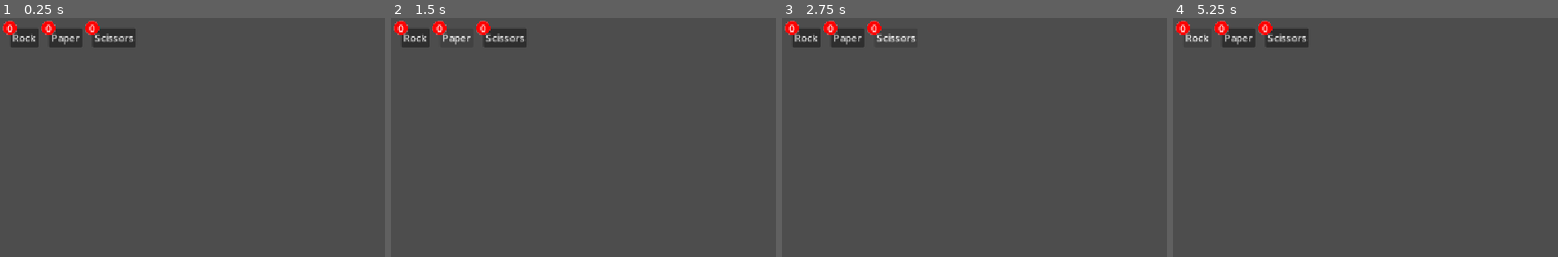
Above: before the commit, frames 1-4 (left to right).
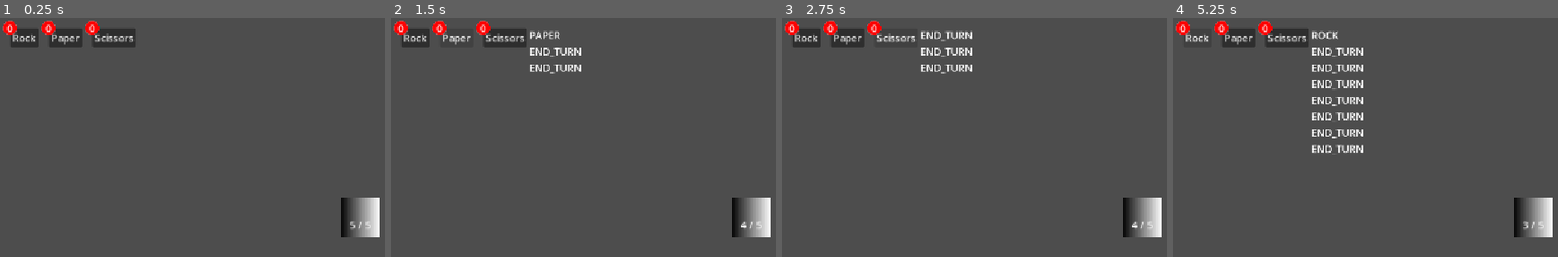
Above: after the commit, the same moments.

Repository: dfavelava/RockPaperScissors
Game: Godot game, scene res://main.tscn
The game is run twice, just before and just after one commit, with the same random seed, the same clock (stepped at 60 frames per second) and the same inputs.
Inputs:
- Up to frame 1 (0.25 s): no input
- Up to frame 2 (1.5 s): click "Rock" at 0.5 s; click "Paper" at 1.25 s
- Up to frame 3 (2.75 s): click "Scissors" at 2 s
- Up to frame 4 (5.25 s): click "Rock" at 2.75 s; click "Paper" at 3.5 s; click "Scissors" at 4.25 s; click "Rock" at 5 s

The runs differ from the first frame. In frame 1, 1.3% of the frame differs, in the area x 88-99%, y 75-92%; in frame 2, 2.0%; in frame 3, 2.1%; in frame 4, 3.3%, in the area x 36-99%, y 5-92%.
Error before the commit: Invalid operands 'String' and 'int' in operator '+'. (res://scenes/menus/labels/actionStackLabel.gd:29)

Commit message:
Connect actions to enemy effects

Diff:
--- a/rock-paper-scissors/main.tscn
+++ b/rock-paper-scissors/main.tscn
@@ -2,8 +2,12 @@
 
 [ext_resource type="PackedScene" uid="uid://dd44v5sta1hex" path="res://scenes/menus/ActionMenu.tscn" id="1_ig7tw"]
 [ext_resource type="Script" uid="uid://dp8xnm116dvq5" path="res://scenes/menus/labels/actionStackLabel.gd" id="2_0xm2m"]
+[ext_resource type="PackedScene" uid="uid://dfd6nlfv0jgn0" path="res://scenes/enemies/TestEnemy/TestEnemy.tscn" id="3_h2yge"]
 
 [node name="Node2D" type="Node2D" unique_id=1805996466]
+
+[node name="TestEnemy" parent="." unique_id=1959860294 instance=ExtResource("3_h2yge")]
+position = Vector2(578, 320)
 
 [node name="MarginContainer" type="MarginContainer" parent="." unique_id=1696814129]
 offset_right = 40.0
@@ -20,6 +24,7 @@
 metadata/_edit_use_anchors_ = true
 
 [node name="SubViewportContainer" type="SubViewportContainer" parent="MarginContainer/HBoxContainer" unique_id=1092212847]
+z_index = -1
 layout_mode = 2
 
 [node name="SubViewport" type="SubViewport" parent="MarginContainer/HBoxContainer/SubViewportContainer" unique_id=1649002059]
--- a/rock-paper-scissors/resources/actionStack.gd
+++ b/rock-paper-scissors/resources/actionStack.gd
@@ -4,7 +4,7 @@
 var actions: Array[Constants.Actions] = []
 
 signal actions_updated
-signal perform_action
+signal perform_action(action: Constants.Actions)
 
 func addActions(newActions: Array[Constants.Actions]) -> void:
 	for action in newActions:
--- a/rock-paper-scissors/resources/constants.gd
+++ b/rock-paper-scissors/resources/constants.gd
@@ -7,3 +7,9 @@
 	PAPER,
 	SCISSORS
 }
+
+enum Types {
+	ROCK,
+	PAPER,
+	SCISSORS
+}
--- /dev/null
+++ b/rock-paper-scissors/scenes/enemies/TestEnemy/TestEnemy.tscn
@@ -0,0 +1,25 @@
+[gd_scene format=3 uid="uid://dfd6nlfv0jgn0"]
+
+[ext_resource type="Script" uid="uid://ijrtx4b330wl" path="res://scenes/enemies/TestEnemy/test_enemy.gd" id="1_asmix"]
+
+[sub_resource type="Gradient" id="Gradient_asmix"]
+
+[sub_resource type="GradientTexture2D" id="GradientTexture2D_asmix"]
+gradient = SubResource("Gradient_asmix")
+
+[node name="TestEnemy" type="Node2D" unique_id=1959860294]
+script = ExtResource("1_asmix")
+
+[node name="Sprite2D" type="Sprite2D" parent="." unique_id=147522599]
+texture = SubResource("GradientTexture2D_asmix")
+
+[node name="Label" type="Label" parent="." unique_id=1859522717]
+anchors_preset = 5
+anchor_left = 0.5
+anchor_right = 0.5
+offset_left = -20.0
+offset_right = 20.0
+offset_bottom = 23.0
+grow_horizontal = 2
+text = "5 / 5"
+horizontal_alignment = 1
--- /dev/null
+++ b/rock-paper-scissors/scenes/enemies/TestEnemy/test_enemy.gd
@@ -0,0 +1,12 @@
+extends Enemy
+
+@onready var healthLabel = $Label
+
+func onPerformAction(actionName: Constants.Actions) -> void:
+	match actionName:
+		Constants.Actions.ROCK:
+			print("here")
+			takeDamage(1)
+
+func onHealthUpdated() -> void:
+	healthLabel.text = str(health) + " / " + str(max_health)
--- /dev/null
+++ b/rock-paper-scissors/scenes/enemies/enemy.gd
@@ -0,0 +1,35 @@
+class_name Enemy
+extends Node2D
+
+var actionStack = preload("res://resources/ActionStack.tres")
+
+@export var health := 5
+@export var max_health := 5
+
+@export var type := Constants.Types.ROCK
+
+signal health_updated
+
+func _ready() -> void:
+	actionStack.perform_action.connect(_on_perform_action)
+	health_updated.connect(_on_health_updated)
+
+func _on_perform_action(actionName: Constants.Actions) -> void:
+	onPerformAction(actionName)
+
+func onPerformAction(_actionName: Constants.Actions) -> void:
+	pass
+
+func onHealthUpdated() -> void:
+	pass
+
+func takeDamage(amount: int) -> void:
+	health -= amount
+	health_updated.emit()
+
+func heal(amount: int) -> void:
+	health += amount
+	health_updated.emit()
+
+func _on_health_updated() -> void:
+	onHealthUpdated()
--- a/rock-paper-scissors/scenes/menus/labels/actionStackLabel.gd
+++ b/rock-paper-scissors/scenes/menus/labels/actionStackLabel.gd
@@ -3,7 +3,7 @@
 
 @export var actionDelaySec = 0.5
 
-var action_stack = preload("res://resources/ActionStack.tres")
+var action_stack: ActionStack = preload("res://resources/ActionStack.tres")
 
 var performDelayTimer := Timer.new()
 
@@ -18,12 +18,16 @@
 	performDelayTimer.timeout.connect(_on_perform_delay_timer_timeout)
 
 func _on_actions_updated() -> void:
-	self.text = action_stack.actions.reduce(concatString, "")
+	var actions = []
+	for action in action_stack.actions:
+		actions.push_front(action)
+
+	self.text = actions.reduce(concatString, "")
 	performDelayTimer.start()
 
 func _on_perform_delay_timer_timeout() -> void:
 	if !action_stack.isEmpty():
 		action_stack.performAction()
 
-func concatString(accum, actionName) -> String:
-	return accum + actionName + "\n"
+func concatString(accum: String, actionName: Constants.Actions) -> String:
+	return accum + Constants.Actions.find_key(actionName) + "\n"
Not shown, added: rock-paper-scissors/scenes/enemies/TestEnemy/test_enemy.gd.uid
Not shown, added: rock-paper-scissors/scenes/enemies/enemy.gd.uid
